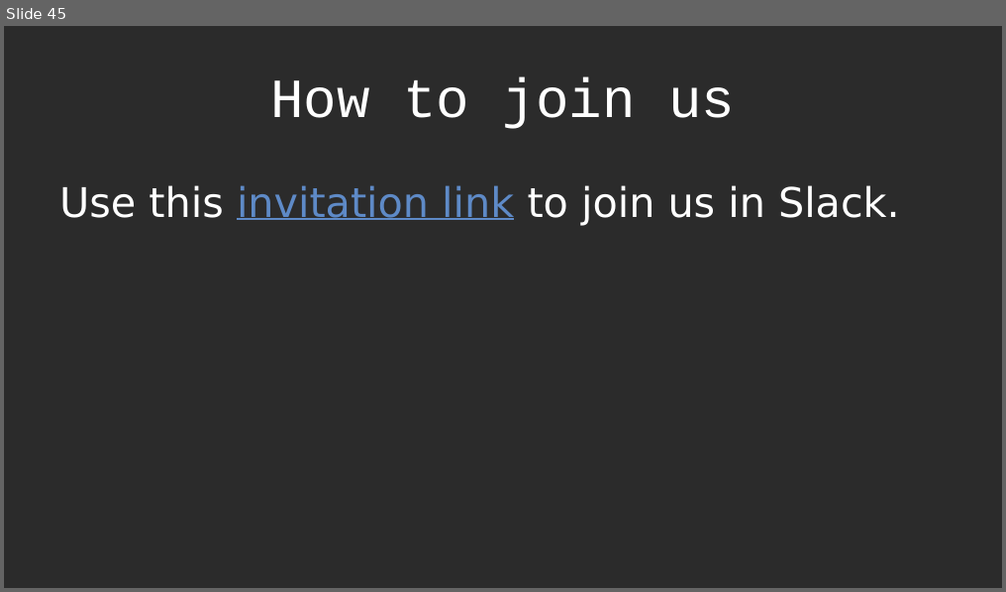
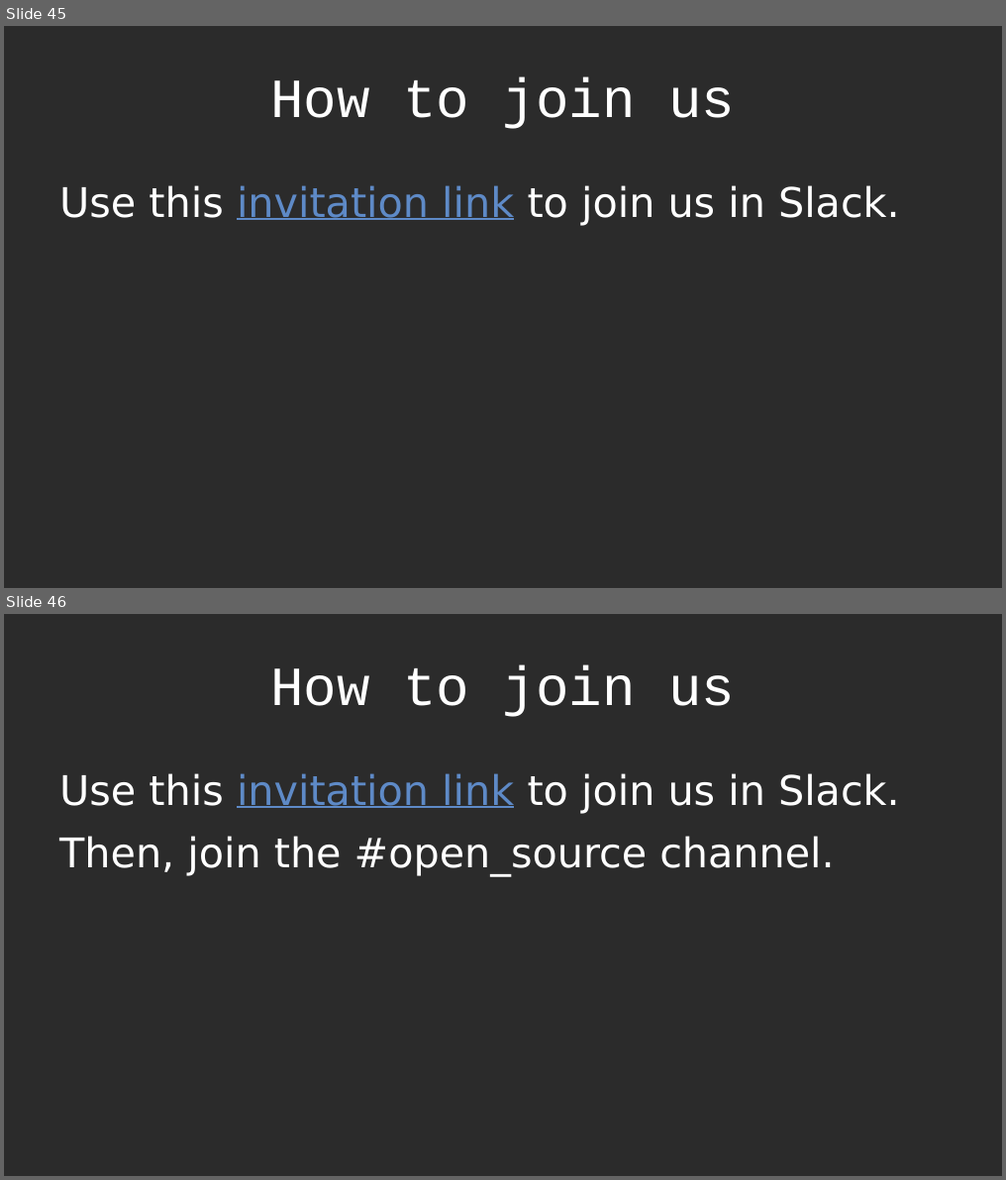
Before and after one commit to baziotis/Talks, a slide deck: Open-Source-2019/slides.odp. Shown one above the other, each under a label of ours: slide 45 before the commit, slides 45 and 46 after it. The pictures are 1006x592 and 1006x1180 pixels, drawn with LibreOffice and Linux fonts; fonts in the diff are those of the drawing; background and template pictures are left out; a plain dark background stands for a picture behind light text. Boxes give left, top, right and bottom in pixels: in the first picture for what was removed or moved away, otherwise in the second. Text is boxed around its words. In the diff, an @@ line names an element or a change of style, - is before the commit and + after.

```diff
--- a/Open-Source-2019/slides.odp
+++ b/Open-Source-2019/slides.odp
@@ slide 46 added at box(4, 614, 1002, 1176), background picture (left out) @@
@@ title added at box(270, 665, 735, 717), 54 pt, text #FFFFFF @@
+How to join us
@@ text added at box(59, 773, 900, 876), 40 pt, text #FFFFFF @@
+Use this invitation link to join us in Slack.
+Then, join the #open_source channel.
```
Also in this commit, not shown: 1 slide changed, 1 other file.
